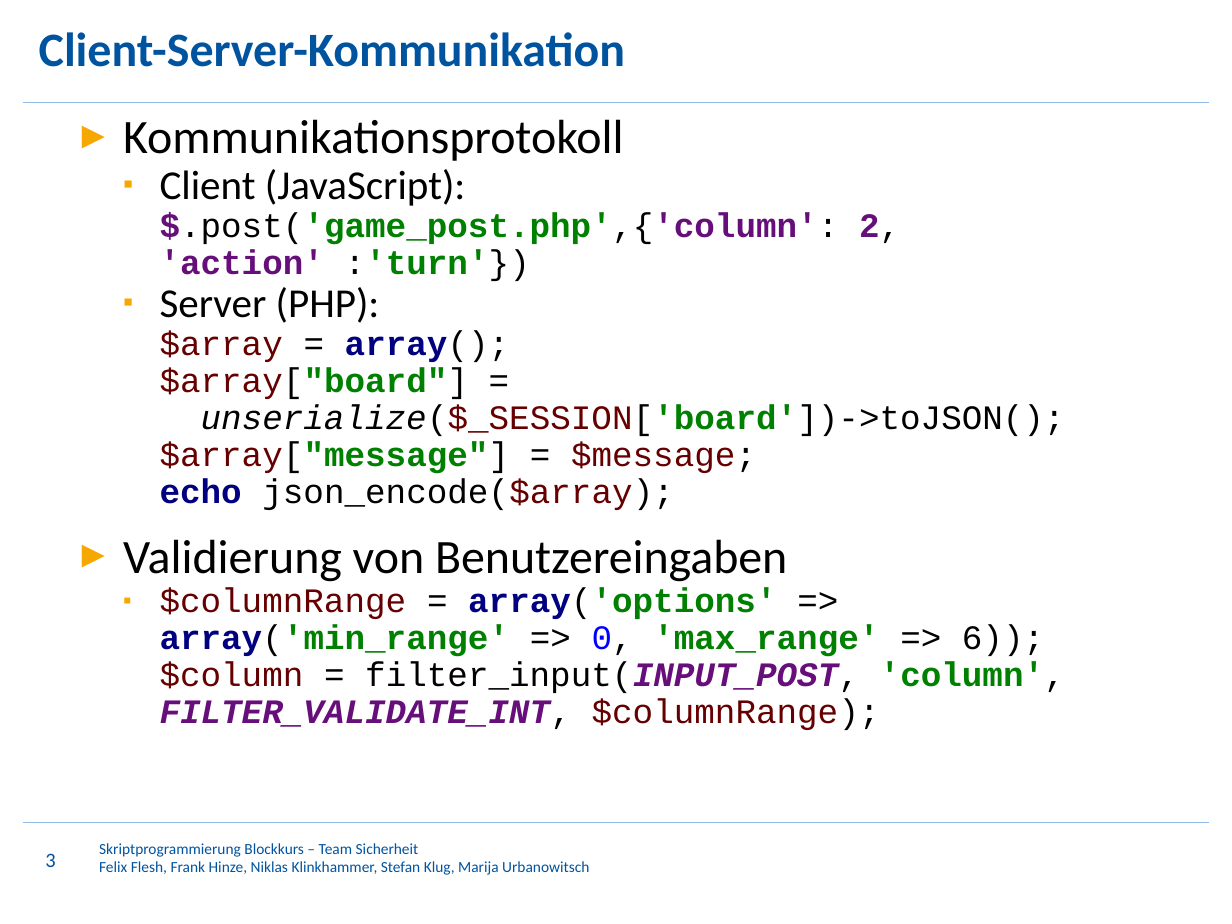
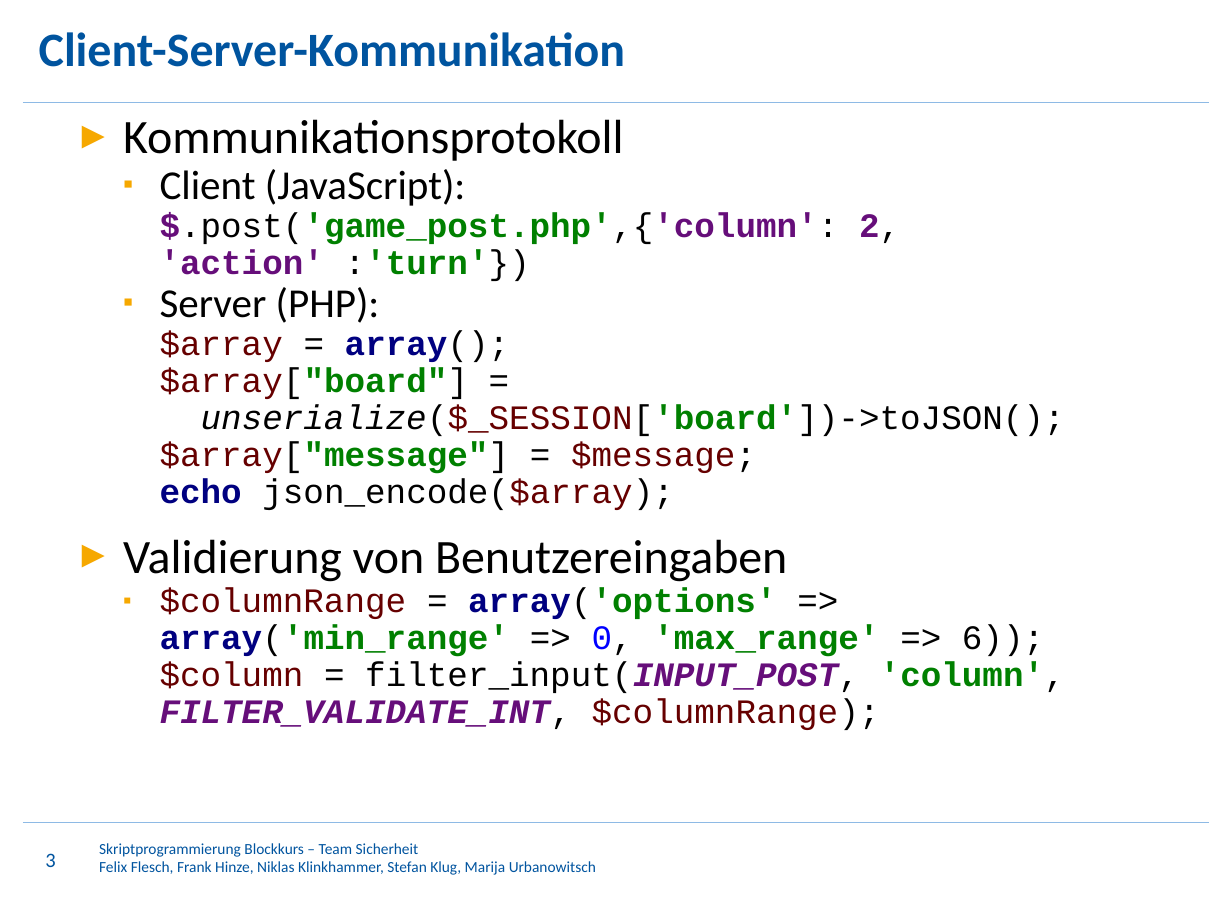
Before and after one commit to StKlug/SkriptprogrammierungBrowserspiel, a slide deck: slide 3 of Praesentation.pptx. Drawn at 1232x924 pixels with LibreOffice and Linux fonts; fonts in the diff are those of the drawing. Boxes give left, top, right and bottom in pixels: in the first picture for what was removed or moved away, otherwise in the second. Text is boxed around its words. In the diff, an @@ line names an element or a change of style, - is before the commit and + after.

```diff
--- a/Praesentation.pptx
+++ b/Praesentation.pptx
@@ text at [99, 861, 596, 875]: text changed @@
-Felix Flesh, Frank Hinze, Niklas Klinkhammer, Stefan Klug, Marija Urbanowitsch
+Felix Flesch, Frank Hinze, Niklas Klinkhammer, Stefan Klug, Marija Urbanowitsch
```
Also in this commit, not shown: 5 other slides changed, 1 other file.
